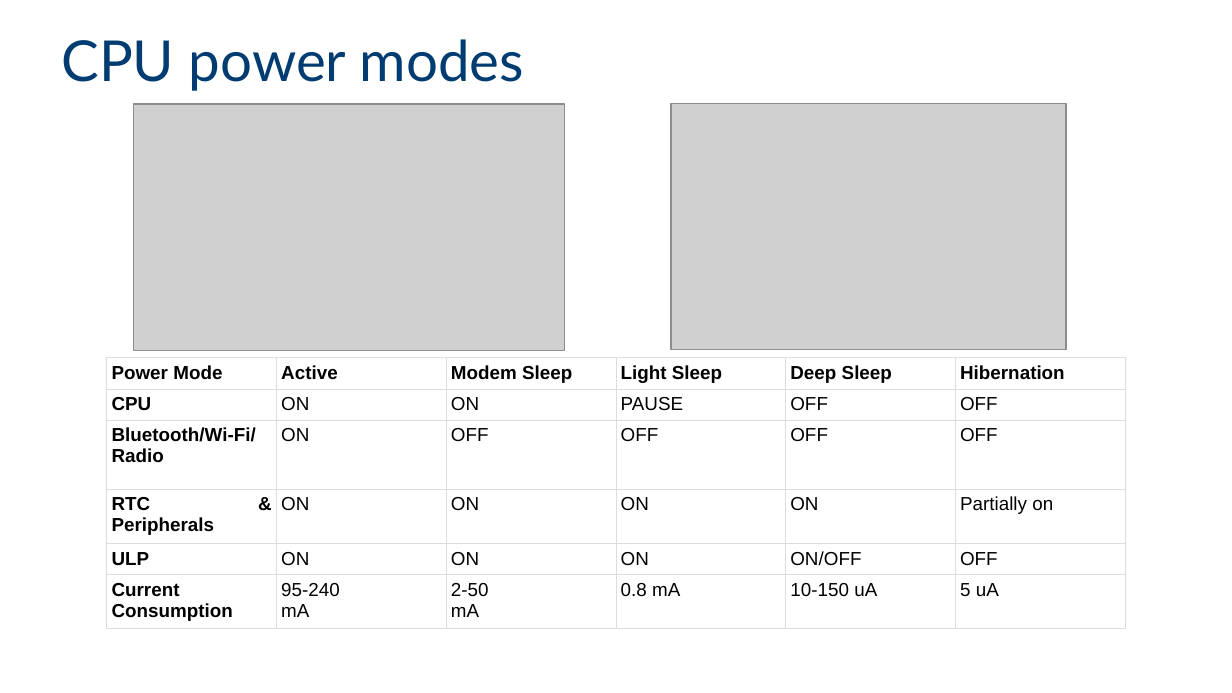
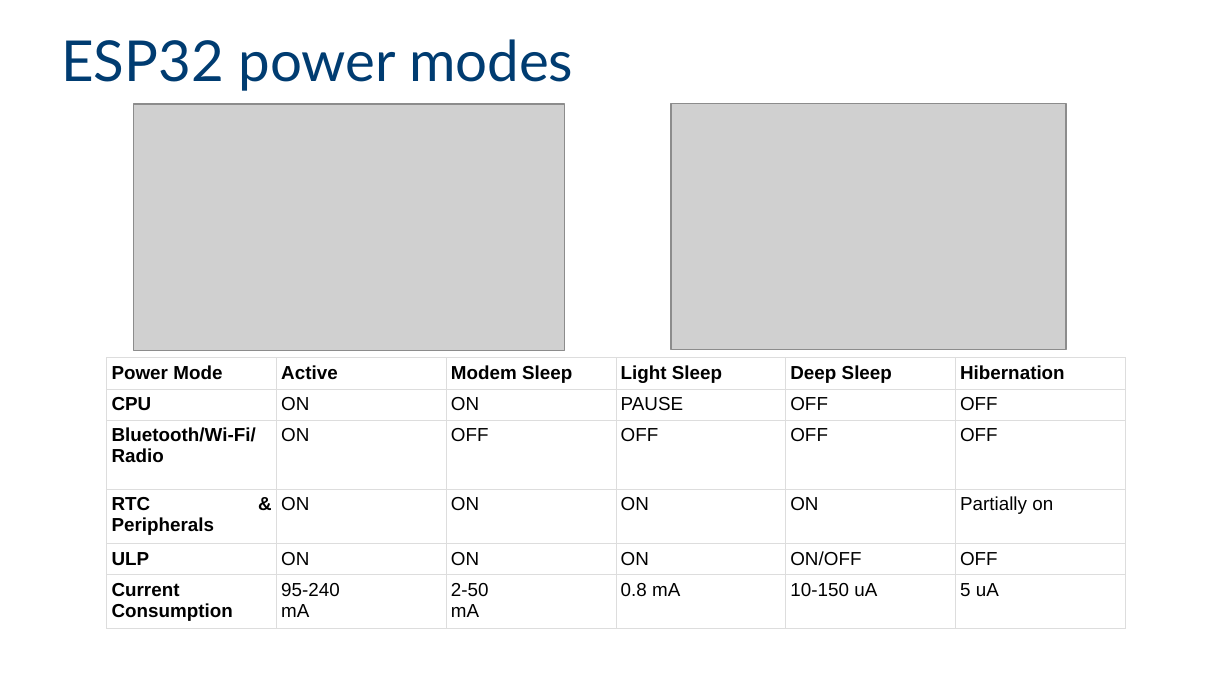
Before and after one commit to giltal/MakersPlatfrom, a slide deck: slide 12 of Collaterals/IntelMakersUniversity - class 5.pptx (slide 11 before the commit). Drawn at 1232x693 pixels with LibreOffice and Linux fonts; fonts in the diff are those of the drawing; grey boxes stand for pictures; background and template pictures are left out. Boxes give left, top, right and bottom in pixels: in the first picture for what was removed or moved away, otherwise in the second. Text is boxed around its words. In the diff, an @@ line names an element or a change of style, - is before the commit and + after.

```diff
--- a/Collaterals/IntelMakersUniversity - class 5.pptx
+++ b/Collaterals/IntelMakersUniversity - class 5.pptx
@@ title at (61, 39, 573, 91): text changed @@
-CPU power modes
+ESP32 power modes
```
Also in this commit, not shown: 4 other slides changed, 1 slide added.
